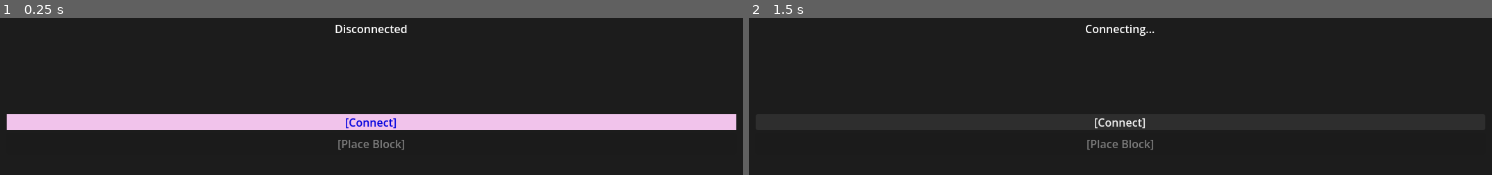
Above: before the commit, frames 1-2 (left to right).
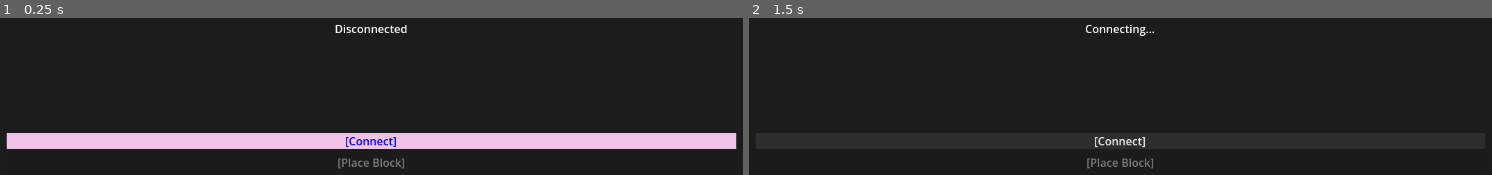
Above: after the commit, the same moments.

Repository: trake25/Corp-Tower
Game: Godot game, scene res://Cor/Scenes/Main.tscn
Same seed, same stepped clock (60 frames per second), same inputs: the game is played once before the commit and once after it.
Inputs:
- Up to frame 1 (0.25 s): no input
- Up to frame 2 (1.5 s): tap Enter at 0.5 s; click "[Connect]" at 1.25 s

The runs differ from the first frame. In frame 1, 20% of the frame differs, in the area x 0-100%, y 61-97%; in frame 2, 0.9%.

Commit message:
Place Block Update

Diff:
--- a/src/Client/App/corp-tower/Cor/Scenes/Main.tscn
+++ b/src/Client/App/corp-tower/Cor/Scenes/Main.tscn
@@ -58,6 +58,12 @@
 horizontal_alignment = 1
 vertical_alignment = 1
 
+[node name="ScoreLabel" type="Label" parent="Control/Panel/MarginContainer/VBoxContainer" unique_id=1265606165]
+unique_name_in_owner = true
+layout_mode = 2
+horizontal_alignment = 1
+vertical_alignment = 1
+
 [node name="RoomLabel" type="Label" parent="Control/Panel/MarginContainer/VBoxContainer" unique_id=1767853773]
 unique_name_in_owner = true
 layout_mode = 2
--- a/src/Client/App/corp-tower/Cor/Scripts/Main.gd
+++ b/src/Client/App/corp-tower/Cor/Scripts/Main.gd
@@ -4,6 +4,7 @@
 @onready var place_block_button = %PlaceBlockButton
 @onready var status_label = %StatusLabel
 @onready var player_label = %PlayerLabel
+@onready var score_label = %ScoreLabel
 @onready var room_label = %RoomLabel
 @onready var level_label = %LevelLabel
 @onready var block_label = %BlockLabel
@@ -26,6 +27,8 @@
 	NetworkManager.room_joined.connect(update_room)
 
 	NetworkManager.client_status.connect(update_connect_button)
+
+	NetworkManager.game_state_updated.connect(update_game_state)
 
 func on_connect_pressed():
 	NetworkManager.toggle_connection()
@@ -58,3 +61,22 @@
 		clean_blocks.append(int(block))
 
 	block_label.text = "Blocks: "+str(clean_blocks)
+
+func update_game_state(data):
+
+	level_label.text = \
+		"Level: " + str(int(data.level))
+
+	var scores_text = ""
+
+	for player in data.players:
+
+		scores_text += \
+			player.id \
+			+ " Score:" \
+			+ str(
+				int(player.score)
+			) \
+			+ "\n"
+
+	score_label.text = scores_text
--- a/src/Client/App/corp-tower/Sys/NetMan/NetworkManager.gd
+++ b/src/Client/App/corp-tower/Sys/NetMan/NetworkManager.gd
@@ -7,6 +7,7 @@
 
 signal status_changed(text)
 signal room_joined(data)
+signal game_state_updated(data)
 signal client_status(status)
 
 func connect_server():
@@ -67,21 +68,23 @@
 	ws.poll()
 
 	while ws.get_available_packet_count():
-		var data = ws.get_packet()
-		var message = data.get_string_from_utf8()
+		var packet = ws.get_packet()
+		var message = packet.get_string_from_utf8()
 		var json = JSON.new()
+		var result = json.parse(message)
+		if result != OK:
+			continue
+		var data = json.data
+		print(data)
 
-		var result = json.parse(message)
-
-		if result == OK:
-			data = json.data
-			print(data)
-			room_joined.emit(data)
-
-			if data.type == "room_created":
-				print("Player ID: ", data.playerId)
-				print("Room: ",data.roomId)
-				print("Blocks: ",data.blocks)
+		match data.type:
+			"room_created":
+				room_joined.emit(data)
+				print("Player ID:", data.playerId)
+				print("Room:", data.roomId)
+				print("Blocks:", data.blocks)
+			"game_state":
+				game_state_updated.emit(data)
 
 	var state = ws.get_ready_state()
 
Not shown, changed: src/Server/Game_Engine.js
